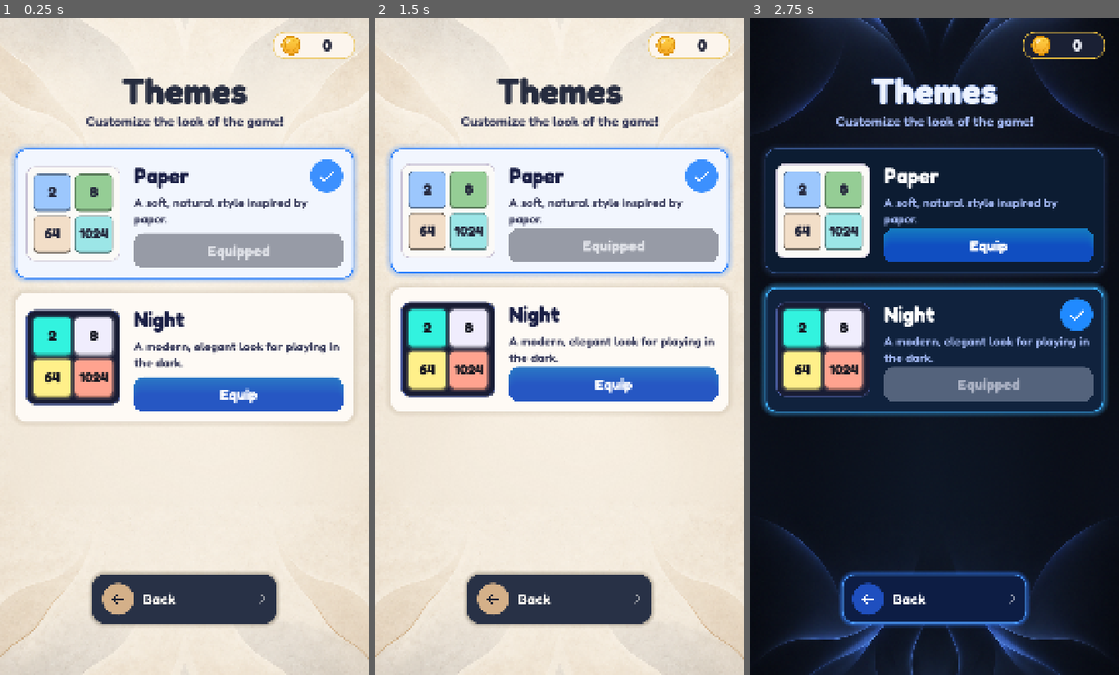
Above: before the commit, frames 1-3 (left to right).
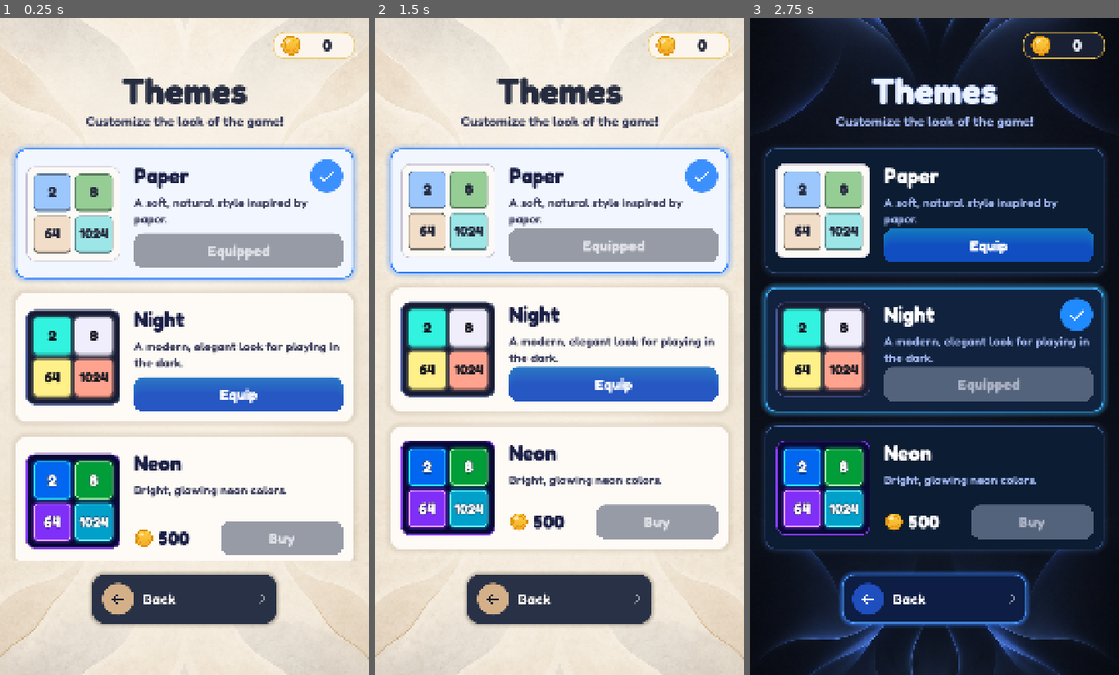
Above: after the commit, the same moments.

Repository: bpinto03/Doppel
Game: Godot game, scene res://scenes/ui/shop_screen.tscn
Same seed, same stepped clock (60 frames per second), same inputs: the game is played once before the commit and once after it. This scene is started directly instead of the project's main scene. Sound files missing from this copy of the repository are replaced by a short silence.
Inputs:
- Up to frame 1 (0.25 s): no input
- Up to frame 2 (1.5 s): click "Equip" at 0.5 s; click "Equip" at 1.25 s
- Up to frame 3 (2.75 s): click "Equip" at 2 s

The runs differ from the first frame. In frame 1, 10% of the frame differs, in the area x 4-96%, y 63-83%; in frame 2, 10%; in frame 3, 8.1%.

Commit message:
feat: add Neon shop theme
Neon joins the catalog at 500 coins (provisional) with its palette and
background. Tile colors come from the Neon color sheet; seven levels
change lightness so neighbors follow the Night rules and repeated hues
stay apart, checked by a CIEDE2000 and Machado 2009 test. Each tile has
the sheet's light rim, magenta on the dark 4096.

A palette may give tile values a dark outline; every value then takes
the light text color, and its contrast is checked against the outline.
Neon uses it so its values are white on every tile, as on the color
sheet, without changing any tile color. Paper and Night have none.

Diff:
--- a/assets/translations/ui.csv
+++ b/assets/translations/ui.csv
@@ -53,3 +53,5 @@
 UI_SHOP_SUBTITLE,Customize the look of the game!,Personnalise l’apparence du jeu !
 THEME_DESC_PAPER,"A soft, natural style inspired by paper.","Un style doux et naturel, inspiré du papier."
 THEME_DESC_NIGHT,"A modern, elegant look for playing in the dark.",Un look moderne et élégant pour jouer dans l’obscurité.
+THEME_NAME_NEON,Neon,Néon
+THEME_DESC_NEON,"Bright, glowing neon colors.","Des couleurs vives et lumineuses, façon néon."
--- /dev/null
+++ b/data/palette_neon.tres
@@ -0,0 +1,125 @@
+[gd_resource type="Resource" script_class="ThemePalette" format=3]
+
+[ext_resource type="Script" uid="uid://c6sglf02fiibu" path="res://scripts/ui/theme_palette.gd" id="1_palette"]
+[ext_resource type="Texture2D" uid="uid://ru8g0tbjrk6v" path="res://assets/backgrounds/background_neon.png" id="2_background"]
+[ext_resource type="Texture2D" uid="uid://d3py061abhtja" path="res://assets/icons/icon_score_crown.svg" id="3_crown"]
+[ext_resource type="Texture2D" uid="uid://fifgn1ougt7w" path="res://assets/icons/icon_record_trophy_gold.svg" id="4_trophy"]
+
+[resource]
+script = ExtResource("1_palette")
+background = Color(0.0549, 0.0471, 0.1333, 1)
+background_image = ExtResource("2_background")
+text = Color(0.949, 0.9333, 1, 1)
+panel = Color(0.0706, 0.0471, 0.2275, 1)
+button = Color(0.2392, 0.1216, 0.6196, 1)
+button_text = Color(1, 1, 1, 1)
+hud_capsule = Color(0.0392, 0.0314, 0.2196, 0.9)
+hud_capsule_border = Color(0.2902, 0.1725, 1, 1)
+hud_capsule_glow = Color(0.3529, 0.1686, 1, 0.45)
+hud_panel = Color(0.0392, 0.0314, 0.2196, 0)
+hud_score_panel_border = Color(0.2902, 0.1725, 1, 0)
+hud_record_panel_border = Color(0.7569, 0.2353, 1, 0)
+hud_record_panel_glow = Color(0.7569, 0.2353, 1, 0)
+hud_separator = Color(0.7255, 0.6588, 1, 0.7)
+score_caption = Color(0.6235, 0.9373, 1, 1)
+record_caption = Color(0.6235, 0.9373, 1, 1)
+score_value_glow = Color(0.1333, 0.9098, 1, 0.45)
+record_value_glow = Color(0.1333, 0.9098, 1, 0.45)
+score_icon = ExtResource("3_crown")
+record_icon = ExtResource("4_trophy")
+pause_button = Color(0.0627, 0.0196, 0.2471, 0.9)
+pause_button_border = Color(0.7569, 0.2353, 1, 1)
+pause_symbol = Color(0.9647, 0.9176, 1, 1)
+logo_left_fill = Color(1, 0.2392, 0.949, 0.1)
+logo_left_outline = Color(1, 0.3098, 0.749, 1)
+logo_right_fill = Color(0.1333, 0.6588, 1, 0.1)
+logo_right_outline = Color(0.1333, 0.6902, 1, 1)
+logo_accent = Color(0.6588, 0.2824, 0.9882, 1)
+logo_glow = Color(0.7569, 0.2353, 1, 0.35)
+title = Color(1, 0.902, 0.9843, 1)
+title_glow = Color(1, 0.2392, 0.949, 0.45)
+home_primary_button = Color(0.051, 0.0431, 0.2, 0.85)
+home_primary_button_border = Color(0.8784, 0.251, 0.9843, 1)
+home_primary_button_glow = Color(1, 0.2392, 0.949, 0.4)
+home_primary_badge = Color(0.2275, 0.0392, 0.3529, 1)
+home_primary_badge_border = Color(0.9412, 0.0275, 0.9922, 1)
+home_primary_icon = Color(1, 1, 1, 1)
+home_primary_text = Color(1, 1, 1, 1)
+home_secondary_button = Color(0.051, 0.0431, 0.2, 0.7)
+home_secondary_button_border = Color(0.5412, 0.298, 0.9608, 1)
+home_secondary_badge = Color(0.1176, 0.0784, 0.3137, 1)
+home_secondary_badge_border = Color(0.6824, 0.2902, 0.9765, 1)
+home_secondary_icon = Color(0.7882, 0.651, 1, 1)
+home_secondary_text = Color(1, 1, 1, 1)
+modal_scrim = Color(0.0275, 0.0392, 0.1333, 0.78)
+modal_panel = Color(0.0706, 0.0471, 0.2275, 1)
+modal_panel_border = Color(0.3529, 0.3843, 1, 1)
+modal_panel_glow = Color(0.2275, 0.3843, 1, 0.4)
+modal_title_rule = Color(0, 0, 0, 0)
+modal_primary_button = Color(0.0157, 0.4549, 0.3725, 1)
+modal_primary_button_border = Color(0.098, 0.9412, 0.7529, 1)
+modal_primary_button_glow = Color(0.098, 0.9412, 0.7529, 0.4)
+modal_primary_badge = Color(0.0392, 0.3529, 0.2902, 1)
+modal_primary_badge_border = Color(0.098, 0.9412, 0.7529, 1)
+modal_primary_icon = Color(1, 1, 1, 1)
+modal_primary_text = Color(1, 1, 1, 1)
+modal_secondary_button = Color(0.0863, 0.0588, 0.2902, 1)
+modal_secondary_button_border = Color(0.4784, 0.3608, 1, 1)
+modal_secondary_badge = Color(0.1412, 0.102, 0.4, 1)
+modal_secondary_badge_border = Color(0.6039, 0.4863, 1, 1)
+modal_secondary_icon = Color(0.9098, 0.651, 1, 1)
+modal_secondary_text = Color(1, 1, 1, 1)
+tutorial_icon = Color(0.4353, 0.8902, 1, 1)
+game_over_halo = Color(1, 0.8235, 0.2392, 0.7)
+game_over_score_row = Color(0.1098, 0.0706, 0.1882, 1)
+game_over_score_row_border = Color(0.9608, 0.651, 0.1373, 1)
+game_over_score_row_glow = Color(0.9608, 0.651, 0.1373, 0.35)
+game_over_record_row = Color(0.102, 0.051, 0.2275, 1)
+game_over_record_row_border = Color(0.8784, 0.251, 0.9843, 1)
+game_over_record_row_glow = Color(0.8784, 0.251, 0.9843, 0.35)
+game_over_record_caption = Color(1, 0.5569, 0.9137, 1)
+game_over_tile_row = Color(0.0431, 0.0784, 0.251, 1)
+game_over_tile_row_border = Color(0.1333, 0.6902, 1, 1)
+game_over_tile_row_glow = Color(0.1333, 0.6902, 1, 0.35)
+game_over_tile_icon = Color(0.3098, 0.8471, 1, 1)
+game_over_stat_caption = Color(0.8431, 0.9255, 1, 1)
+game_over_stat_value = Color(1, 1, 1, 1)
+game_over_score_value = Color(1, 0.8196, 0.4, 1)
+game_over_record_value = Color(1, 0.4196, 0.902, 1)
+game_over_tile_value = Color(0.5608, 0.9529, 1, 1)
+coin_counter = Color(0.0706, 0.0392, 0.2118, 1)
+coin_counter_border = Color(0.7569, 0.2353, 1, 1)
+coin_counter_text = Color(1, 1, 1, 1)
+coin_gain_text = Color(1, 0.8471, 0.2902, 1)
+shop_card = Color(0.0706, 0.0392, 0.2118, 1)
+shop_card_border = Color(0.6902, 0.2353, 0.9412, 1)
+shop_card_glow = Color(0.6902, 0.2353, 0.9412, 0.3)
+shop_card_equipped = Color(0.051, 0.0784, 0.251, 1)
+shop_card_equipped_border = Color(0.1647, 0.9333, 0.9961, 1)
+shop_card_equipped_glow = Color(0.1333, 0.6902, 1, 0.5)
+shop_name_text = Color(1, 1, 1, 1)
+shop_description_text = Color(0.7804, 0.698, 1, 1)
+shop_equip_button = Color(0.0392, 0.3098, 0.8392, 1)
+shop_equip_button_highlight = Color(0.0784, 0.4, 0.902, 1)
+shop_buy_button = Color(0.0118, 0.4549, 0.2157, 1)
+shop_buy_button_highlight = Color(0.0392, 0.5216, 0.2706, 1)
+shop_button_text = Color(1, 1, 1, 1)
+shop_disabled_button = Color(0.1294, 0.1137, 0.3804, 1)
+shop_disabled_text = Color(0.6314, 0.6078, 0.8824, 1)
+shop_check_badge = Color(0.0392, 0.4235, 1, 1)
+shop_check_icon = Color(1, 1, 1, 1)
+frame_fill = Color(0.0392, 0.0314, 0.2196, 0.85)
+frame_border = Color(0.5412, 0.2392, 1, 1)
+frame_glow = Color(0.4392, 0.0941, 0.9843, 0.5)
+empty_cell = Color(0.0627, 0.0863, 0.2706, 1)
+cell_outline = Color(0.2, 0.2745, 0.9098, 1)
+axis = Color(0.2588, 0.9059, 0.9961, 1)
+axis_glow = Color(0.1333, 0.6588, 1, 0.55)
+highlight = Color(0.9569, 0.6078, 0.1098, 1)
+tile_text_dark = Color(0.0549, 0.0471, 0.1333, 1)
+tile_text_light = Color(1, 1, 1, 1)
+tile_glow_opacity = 0.45
+min_tile_edge_contrast = 3.0
+tile_colors = Array[Color]([Color(0.0039, 0.4, 0.9412, 1), Color(0.0039, 0.7137, 0.7647, 1), Color(0, 0.6157, 0.2196, 1), Color(0.9098, 0.6941, 0.1608, 1), Color(0.9059, 0.3451, 0.0902, 1), Color(0.502, 0.1843, 0.9725, 1), Color(1, 0.3529, 0.8627, 1), Color(0.2118, 0, 0.6863, 1), Color(0.1843, 0.2392, 0.9451, 1), Color(0, 0.6275, 0.7961, 1), Color(0.7412, 0, 0.6, 1), Color(0.1176, 0.0471, 0.4549, 1)])
+tile_text_outline = Color(0.0549, 0.0471, 0.1333, 1)
+tile_rim_colors = Array[Color]([Color(0.149, 0.898, 0.9882, 1), Color(0.4118, 0.9804, 0.9765, 1), Color(0.6392, 0.9843, 0.6706, 1), Color(0.9882, 0.9647, 0.2745, 1), Color(0.9843, 0.8275, 0.3412, 1), Color(0.9098, 0.6196, 0.9922, 1), Color(0.9882, 0.6706, 0.9412, 1), Color(0.8824, 0.5176, 0.9922, 1), Color(0.6784, 0.6549, 0.9922, 1), Color(0.4118, 0.9843, 0.9882, 1), Color(0.9804, 0.5882, 0.9647, 1), Color(1, 0.2392, 0.949, 1)])
--- a/data/theme_catalog.tres
+++ b/data/theme_catalog.tres
@@ -1,15 +1,15 @@
-[gd_resource type="Resource" script_class="ThemeCatalog" format=3]
+[gd_resource type="Resource" script_class="ThemeCatalog" format=3 uid="uid://bibwrqgbmpspx"]
 
-[ext_resource type="Script" path="res://scripts/themes/theme_catalog.gd" id="1_catalog"]
-[ext_resource type="Script" path="res://scripts/themes/theme_entry.gd" id="2_entry"]
-[ext_resource type="Resource" path="res://data/palette_paper.tres" id="3_paper"]
-[ext_resource type="Resource" path="res://data/palette_night.tres" id="4_night"]
+[ext_resource type="Script" uid="uid://byukdcm2bdncq" path="res://scripts/themes/theme_catalog.gd" id="1_catalog"]
+[ext_resource type="Script" uid="uid://b0oucwkmu5oru" path="res://scripts/themes/theme_entry.gd" id="2_entry"]
+[ext_resource type="Resource" uid="uid://bk5hsnoev240q" path="res://data/palette_paper.tres" id="3_paper"]
+[ext_resource type="Resource" uid="uid://ck4t2mfb501nk" path="res://data/palette_night.tres" id="4_night"]
+[ext_resource type="Resource" path="res://data/palette_neon.tres" id="5_neon"]
 
 [sub_resource type="Resource" id="Resource_paper"]
 script = ExtResource("2_entry")
 id = &"paper"
 palette = ExtResource("3_paper")
-price = 0
 display_name_key = "THEME_NAME_PAPER"
 description_key = "THEME_DESC_PAPER"
 
@@ -17,11 +17,18 @@
 script = ExtResource("2_entry")
 id = &"night"
 palette = ExtResource("4_night")
-price = 0
 display_name_key = "THEME_NAME_NIGHT"
 description_key = "THEME_DESC_NIGHT"
 
+[sub_resource type="Resource" id="Resource_neon"]
+script = ExtResource("2_entry")
+id = &"neon"
+palette = ExtResource("5_neon")
+price = 500
+display_name_key = "THEME_NAME_NEON"
+description_key = "THEME_DESC_NEON"
+
 [resource]
 script = ExtResource("1_catalog")
-entries = Array[ExtResource("2_entry")]([SubResource("Resource_paper"), SubResource("Resource_night")])
+entries = Array[ExtResource("2_entry")]([SubResource("Resource_paper"), SubResource("Resource_night"), SubResource("Resource_neon")])
 default_id = &"paper"
--- a/scripts/ui/theme_palette.gd
+++ b/scripts/ui/theme_palette.gd
@@ -171,18 +171,28 @@
 ## Empty for none. Else one color per level, from level 1: a light rim all around each tile, without the relief,
 ## which decides instead of the tile color whether the tile stands out from the board.
 @export var tile_rim_colors: Array[Color] = []
+## Transparent, the default, for none. Else every tile value takes tile_text_light, outlined in this color,
+## so the value reads on any tile; its contrast is then measured against the outline.
+@export var tile_text_outline: Color = Color.TRANSPARENT
 
 
 func has_tile_rims() -> bool:
 	return not tile_rim_colors.is_empty()
 
 
+func has_tile_text_outline() -> bool:
+	return tile_text_outline.a > 0.0
+
+
 func get_tile_color(level: int) -> Color:
 	return tile_colors[level - 1]
 
 
-## The value text with the higher contrast on this level's tile. TilePainter keeps the answer for each level.
+## The value text with the higher contrast on this level's tile, or the light text when values are outlined.
+## TilePainter keeps the answer for each level.
 func pick_tile_text_color(level: int) -> Color:
+	if has_tile_text_outline():
+		return tile_text_light
 	var tile_color: Color = get_tile_color(level)
 	var dark_contrast: float = ColorContrast.calculate_ratio(tile_text_dark, tile_color)
 	var light_contrast: float = ColorContrast.calculate_ratio(tile_text_light, tile_color)
--- a/scripts/ui/tile_painter.gd
+++ b/scripts/ui/tile_painter.gd
@@ -13,6 +13,8 @@
 const TILE_OUTLINE_RATIO: float = 0.02
 ## Rim width of palettes with tile_rim_colors, relative to the tile's shorter side.
 const TILE_RIM_RATIO: float = 0.04
+## Value outline width of palettes with tile_text_outline, relative to the font size.
+const TEXT_OUTLINE_RATIO: float = 0.14
 const OUTLINE_DARKENING_STEP: float = 0.05
 
 var palette: ThemePalette
@@ -57,7 +59,8 @@
 		_tile_box.shadow_size = roundi(_get_shorter_side(rect) * GLOW_SIZE_RATIO)
 	_tile_box.draw(canvas.get_canvas_item(), rect)
 	var face := Rect2(rect.position, rect.size - Vector2(0.0, relief))
-	_draw_value(canvas, face, str(MergeScoring.calculate_tile_value(level)), Color(get_text_color(level), opacity))
+	var outline_color := Color(palette.tile_text_outline, palette.tile_text_outline.a * opacity)
+	_draw_value(canvas, face, str(MergeScoring.calculate_tile_value(level)), Color(get_text_color(level), opacity), outline_color)
 
 
 func get_text_color(level: int) -> Color:
@@ -140,11 +143,15 @@
 	_tile_box.set_corner_radius_all(roundi(_get_shorter_side(rect) * CORNER_RADIUS_RATIO))
 
 
-func _draw_value(canvas: CanvasItem, rect: Rect2, text: String, color: Color) -> void:
+## A transparent outline color draws no outline.
+func _draw_value(canvas: CanvasItem, rect: Rect2, text: String, color: Color, outline_color: Color = Color.TRANSPARENT) -> void:
 	var font: Font = _text_config.font
 	var font_size: int = calculate_font_size(text, rect.size)
 	var baseline_y: float = rect.get_center().y + (font.get_ascent(font_size) - font.get_descent(font_size)) / 2.0
 	var baseline := Vector2(rect.position.x, baseline_y)
+	if outline_color.a > 0.0:
+		var outline_size: int = maxi(1, roundi(font_size * TEXT_OUTLINE_RATIO))
+		canvas.draw_string_outline(font, baseline, text, HORIZONTAL_ALIGNMENT_CENTER, rect.size.x, font_size, outline_size, outline_color)
 	canvas.draw_string(font, baseline, text, HORIZONTAL_ALIGNMENT_CENTER, rect.size.x, font_size, color)
 
 
--- /dev/null
+++ b/tests/color_vision_fixture.gd
@@ -0,0 +1,87 @@
+class_name ColorVisionFixture
+extends RefCounted
+
+## Color distance as people see it: CIE L*a*b* lightness, CIEDE2000, and color vision deficiency simulated with
+## the Machado 2009 matrices at full severity, applied to linear RGB. Used to keep tile levels apart (see 0003).
+
+enum Vision { NORMAL, DEUTERANOPIA, PROTANOPIA, TRITANOPIA }
+
+const SIMULATION_MATRICES: Dictionary[Vision, Basis] = {
+	Vision.DEUTERANOPIA: Basis(Vector3(0.367322, 0.280085, -0.011820), Vector3(0.860646, 0.672501, 0.042940), Vector3(-0.227968, 0.047413, 0.968881)),
+	Vision.PROTANOPIA: Basis(Vector3(0.152286, 0.114503, -0.003882), Vector3(1.052583, 0.786281, -0.048116), Vector3(-0.204868, 0.099216, 1.051998)),
+	Vision.TRITANOPIA: Basis(Vector3(1.255528, -0.078411, 0.004733), Vector3(-0.076749, 0.930809, 0.691367), Vector3(-0.178779, 0.147602, 0.303900)),
+}
+## D65 white point and the CIE L*a*b* constants.
+const WHITE_X: float = 0.95047
+const WHITE_Z: float = 1.08883
+const LAB_EPSILON: float = 216.0 / 24389.0
+const LAB_KAPPA: float = 24389.0 / 27.0
+
+
+static func simulate(color: Color, vision: Vision) -> Color:
+	if vision == Vision.NORMAL:
+		return color
+	var linear := Vector3(color.srgb_to_linear().r, color.srgb_to_linear().g, color.srgb_to_linear().b)
+	var simulated: Vector3 = (SIMULATION_MATRICES[vision] * linear).clamp(Vector3.ZERO, Vector3.ONE)
+	return Color(simulated.x, simulated.y, simulated.z).linear_to_srgb()
+
+
+static func to_lab(color: Color) -> Vector3:
+	var linear: Color = color.srgb_to_linear()
+	var x: float = (0.4124 * linear.r + 0.3576 * linear.g + 0.1805 * linear.b) / WHITE_X
+	var y: float = 0.2126 * linear.r + 0.7152 * linear.g + 0.0722 * linear.b
+	var z: float = (0.0193 * linear.r + 0.1192 * linear.g + 0.9505 * linear.b) / WHITE_Z
+	var fx: float = _lab_curve(x)
+	var fy: float = _lab_curve(y)
+	var fz: float = _lab_curve(z)
+	return Vector3(116.0 * fy - 16.0, 500.0 * (fx - fy), 200.0 * (fy - fz))
+
+
+## The L* gap of two colors, as a grayscale picture shows them.
+static func calculate_gray_gap(first: Color, second: Color) -> float:
+	return absf(to_lab(first).x - to_lab(second).x)
+
+
+static func calculate_color_difference(first: Color, second: Color, vision: Vision) -> float:
+	return calculate_ciede2000(to_lab(simulate(first, vision)), to_lab(simulate(second, vision)))
+
+
+## Sharma, Wu and Dalal's formulation of CIEDE2000.
+static func calculate_ciede2000(first: Vector3, second: Vector3) -> float:
+	var chroma_mean: float = (Vector2(first.y, first.z).length() + Vector2(second.y, second.z).length()) / 2.0
+	var g: float = 0.5 * (1.0 - sqrt(pow(chroma_mean, 7) / (pow(chroma_mean, 7) + pow(25.0, 7))))
+	var a1: float = (1.0 + g) * first.y
+	var a2: float = (1.0 + g) * second.y
+	var c1: float = Vector2(a1, first.z).length()
+	var c2: float = Vector2(a2, second.z).length()
+	var h1: float = fposmod(rad_to_deg(atan2(first.z, a1)), 360.0)
+	var h2: float = fposmod(rad_to_deg(atan2(second.z, a2)), 360.0)
+	var hue_step: float = 0.0
+	if c1 * c2 != 0.0:
+		hue_step = h2 - h1
+		if hue_step > 180.0:
+			hue_step -= 360.0
+		elif hue_step < -180.0:
+			hue_step += 360.0
+	var delta_l: float = second.x - first.x
+	var delta_c: float = c2 - c1
+	var delta_h: float = 2.0 * sqrt(c1 * c2) * sin(deg_to_rad(hue_step / 2.0))
+	var lightness_mean: float = (first.x + second.x) / 2.0
+	var chroma_prime_mean: float = (c1 + c2) / 2.0
+	var hue_mean: float = h1 + h2
+	if c1 * c2 != 0.0:
+		hue_mean = (h1 + h2) / 2.0 if absf(h1 - h2) <= 180.0 else (h1 + h2 + 360.0) / 2.0 if h1 + h2 < 360.0 else (h1 + h2 - 360.0) / 2.0
+	var t: float = 1.0 - 0.17 * cos(deg_to_rad(hue_mean - 30.0)) + 0.24 * cos(deg_to_rad(2.0 * hue_mean)) \
+		+ 0.32 * cos(deg_to_rad(3.0 * hue_mean + 6.0)) - 0.20 * cos(deg_to_rad(4.0 * hue_mean - 63.0))
+	var rotation: float = 30.0 * exp(-pow((hue_mean - 275.0) / 25.0, 2))
+	var chroma_weight: float = 2.0 * sqrt(pow(chroma_prime_mean, 7) / (pow(chroma_prime_mean, 7) + pow(25.0, 7)))
+	var lightness_scale: float = 1.0 + 0.015 * pow(lightness_mean - 50.0, 2) / sqrt(20.0 + pow(lightness_mean - 50.0, 2))
+	var chroma_scale: float = 1.0 + 0.045 * chroma_prime_mean
+	var hue_scale: float = 1.0 + 0.015 * chroma_prime_mean * t
+	var rotation_term: float = -sin(deg_to_rad(2.0 * rotation)) * chroma_weight
+	return sqrt(pow(delta_l / lightness_scale, 2) + pow(delta_c / chroma_scale, 2) + pow(delta_h / hue_scale, 2)
+		+ rotation_term * (delta_c / chroma_scale) * (delta_h / hue_scale))
+
+
+static func _lab_curve(value: float) -> float:
+	return pow(value, 1.0 / 3.0) if value > LAB_EPSILON else (LAB_KAPPA * value + 16.0) / 116.0
--- a/tests/test_shop_screen.gd
+++ b/tests/test_shop_screen.gd
@@ -33,7 +33,7 @@
 	for card: ThemeCard in shop.get_cards():
 		ids.append(card.entry.id)
 
-	assert_eq(ids, [&"paper", &"night", PAID_THEME_ID])
+	assert_eq(ids, [&"paper", &"night", &"neon", PAID_THEME_ID])
 
 
 func test_cards_show_equipped_owned_and_for_sale() -> void:
--- a/tests/test_theme_palettes.gd
+++ b/tests/test_theme_palettes.gd
@@ -53,12 +53,22 @@
 		assert_true(rim_count == 0 or rim_count == LEVEL_COUNT, "%s has %d rims" % [palette_name, rim_count])
 
 
+## Outlined values read against their outline, whatever the tile color.
 func test_tile_text_is_readable_on_every_tile() -> void:
 	for palette_name: String in _get_palettes():
 		var painter := TilePainter.new(_get_palettes()[palette_name], TILE_TEXT_CONFIG)
 		for level: int in range(1, LEVEL_COUNT + 1):
-			var contrast: float = ColorContrast.calculate_ratio(painter.get_text_color(level), painter.palette.get_tile_color(level))
+			var backdrop: Color = painter.palette.tile_text_outline if painter.palette.has_tile_text_outline() else painter.palette.get_tile_color(level)
+			var contrast: float = ColorContrast.calculate_ratio(painter.get_text_color(level), backdrop)
 			assert_gte(contrast, MIN_TILE_TEXT_CONTRAST, "%s level %d" % [palette_name, level])
+
+
+func test_outlined_values_are_light_on_every_tile() -> void:
+	var palette: ThemePalette = Settings.THEME_CATALOG.find_entry(&"night").palette.duplicate()
+	palette.tile_text_outline = Color.BLACK
+
+	for level: int in range(1, LEVEL_COUNT + 1):
+		assert_eq(palette.pick_tile_text_color(level), palette.tile_text_light, "level %d" % level)
 
 
 func test_night_tiles_keep_their_near_black_text() -> void:
--- a/tests/test_theme_shop.gd
+++ b/tests/test_theme_shop.gd
@@ -5,6 +5,8 @@
 const PAID_THEME_ID: StringName = &"test_paid"
 const PAID_THEME_PRICE: int = 500
 const UNKNOWN_THEME_ID: StringName = &"unknown_theme"
+## Provisional, see docs/balancing.md.
+const NEON_PRICE: int = 500
 
 var _save := SaveFixture.new(TEST_SAVE_PATH)
 var _catalog: ThemeCatalog
@@ -25,10 +27,15 @@
 	AudioManager.apply_settings()
 
 
-func test_shipped_catalog_holds_paper_and_night_for_free() -> void:
+func test_shipped_catalog_holds_paper_and_night_for_free_then_neon() -> void:
 	var catalog: ThemeCatalog = Settings.THEME_CATALOG
 
-	assert_eq(catalog.get_entries().size(), 2)
+	var ids: Array[StringName] = []
+	for entry: ThemeEntry in catalog.get_entries():
+		ids.append(entry.id)
+	assert_eq(ids, [&"paper", &"night", &"neon"] as Array[StringName])
+	assert_eq(catalog.find_entry(&"neon").price, NEON_PRICE)
+	assert_false(ThemeShop.new(catalog).is_owned(&"neon"))
 	assert_eq(catalog.get_default_id(), &"paper")
 	assert_eq(catalog.find_entry(&"paper").price, 0)
 	assert_eq(catalog.find_entry(&"night").price, 0)
--- /dev/null
+++ b/tests/test_tile_color_distinction.gd
@@ -0,0 +1,37 @@
+extends GutTest
+
+## Night and Neon keep neighbor levels apart for every vision, and Neon its repeated hues in normal vision (see 0003).
+## Paper is left out on purpose: its pastel tiles are told apart by their value only.
+
+const MIN_GRAY_GAP: float = 10.0
+const MIN_COLOR_DIFFERENCE: float = 12.0
+const CHECKED_THEME_IDS: Array[StringName] = [&"night", &"neon"]
+## Levels whose Neon colors share a hue: 2 and 512, 4 and 1024, 128 and 2048, 64 and 256.
+const NEON_REPEATED_HUE_LEVELS: Array[Vector2i] = [Vector2i(1, 9), Vector2i(2, 10), Vector2i(7, 11), Vector2i(6, 8)]
+## Sharma, Wu and Dalal, test pair 1.
+const REFERENCE_FIRST_LAB := Vector3(50.0, 2.6772, -79.7751)
+const REFERENCE_SECOND_LAB := Vector3(50.0, 0.0, -82.7485)
+const REFERENCE_DIFFERENCE: float = 2.0425
+
+
+func test_ciede2000_matches_the_reference_pair() -> void:
+	assert_almost_eq(ColorVisionFixture.calculate_ciede2000(REFERENCE_FIRST_LAB, REFERENCE_SECOND_LAB), REFERENCE_DIFFERENCE, 0.0001)
+
+
+func test_neighbor_levels_differ_in_gray_and_in_every_vision() -> void:
+	for theme_id: StringName in CHECKED_THEME_IDS:
+		var colors: Array[Color] = Settings.THEME_CATALOG.find_entry(theme_id).palette.tile_colors
+		for level: int in range(1, colors.size()):
+			var lower: Color = colors[level - 1]
+			var upper: Color = colors[level]
+			var context: String = "%s levels %d and %d" % [theme_id, level, level + 1]
+			assert_gte(ColorVisionFixture.calculate_gray_gap(lower, upper), MIN_GRAY_GAP, context)
+			for vision: ColorVisionFixture.Vision in ColorVisionFixture.Vision.values():
+				assert_gte(ColorVisionFixture.calculate_color_difference(lower, upper, vision), MIN_COLOR_DIFFERENCE, "%s, vision %d" % [context, vision])
+
+
+func test_neon_repeated_hues_stay_apart_in_normal_vision() -> void:
+	var colors: Array[Color] = Settings.THEME_CATALOG.find_entry(&"neon").palette.tile_colors
+	for levels: Vector2i in NEON_REPEATED_HUE_LEVELS:
+		var difference: float = ColorVisionFixture.calculate_color_difference(colors[levels.x - 1], colors[levels.y - 1], ColorVisionFixture.Vision.NORMAL)
+		assert_gte(difference, MIN_COLOR_DIFFERENCE, "levels %d and %d" % [levels.x, levels.y])
Binary file added: assets/backgrounds/background_neon.png
Not shown, added: assets/backgrounds/background_neon.png.import
Not shown, added: tests/color_vision_fixture.gd.uid
Not shown, added: tests/test_tile_color_distinction.gd.uid
Not shown, changed: docs/architecture.md
Not shown, changed: docs/balancing.md
Not shown, changed: docs/decisions/0003-art-direction.md
